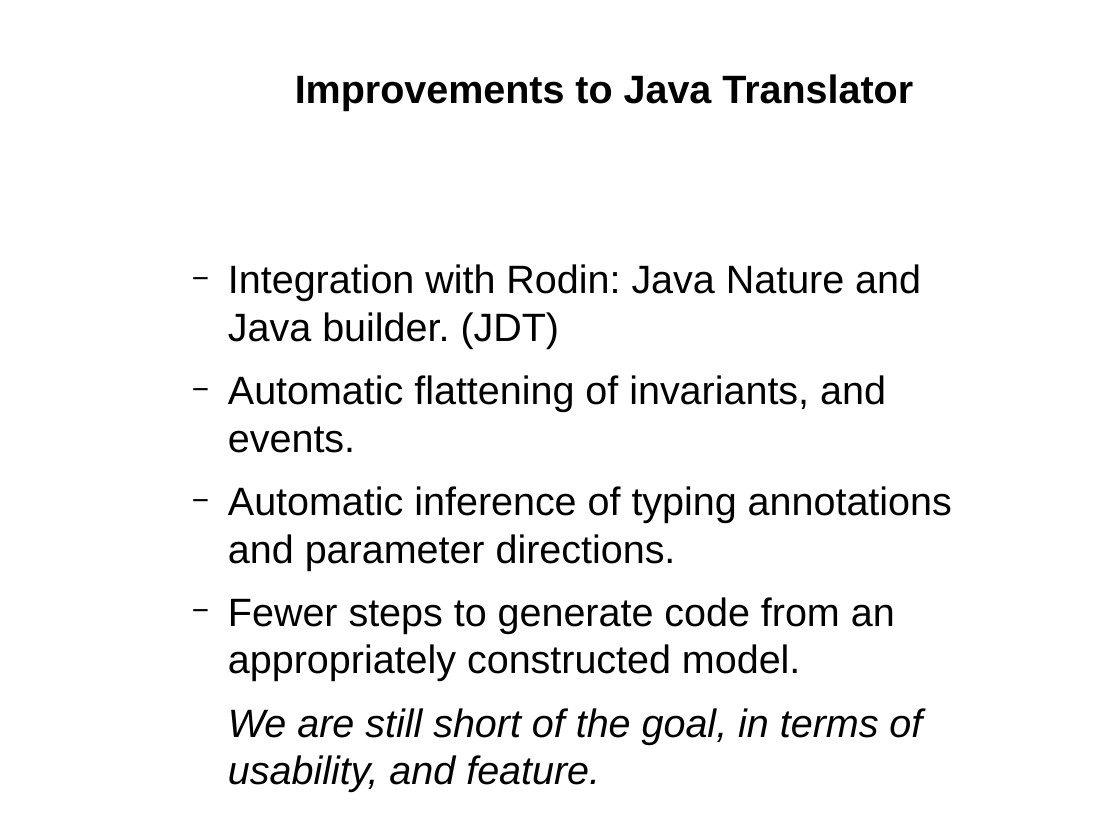
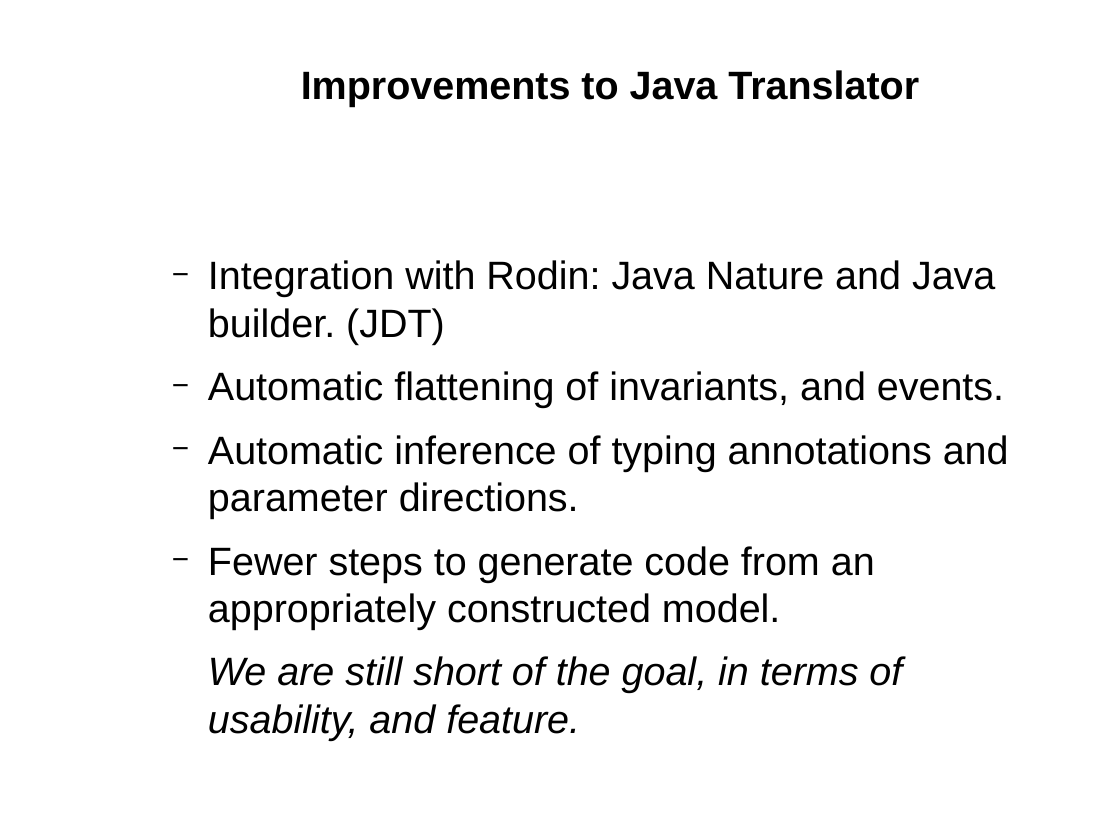
Before and after one commit to weetmuts/rodin-b-sharp-iUML_B_Utils, a slide deck: slide 3 of work/store/Writing/RUDW2014(accepted)/presentation/presentation.odp. Drawn at 1120x840 pixels with LibreOffice and Linux fonts; fonts in the diff are those of the drawing. Boxes give left, top, right and bottom in pixels: in the first picture for what was removed or moved away, otherwise in the second. Text is boxed around its words. In the diff, an @@ line names an element or a change of style, - is before the commit and + after.

```diff
--- a/work/store/Writing/RUDW2014(accepted)/presentation/presentation.odp
+++ b/work/store/Writing/RUDW2014(accepted)/presentation/presentation.odp
@@ text "Improvements to Java Translator" rewrapped from (228,74,952,792) to (208,70,1009,741) @@
```
Also in this commit, not shown: 2 other slides changed, 2 slides added, 1 slide removed, 3 other files.
